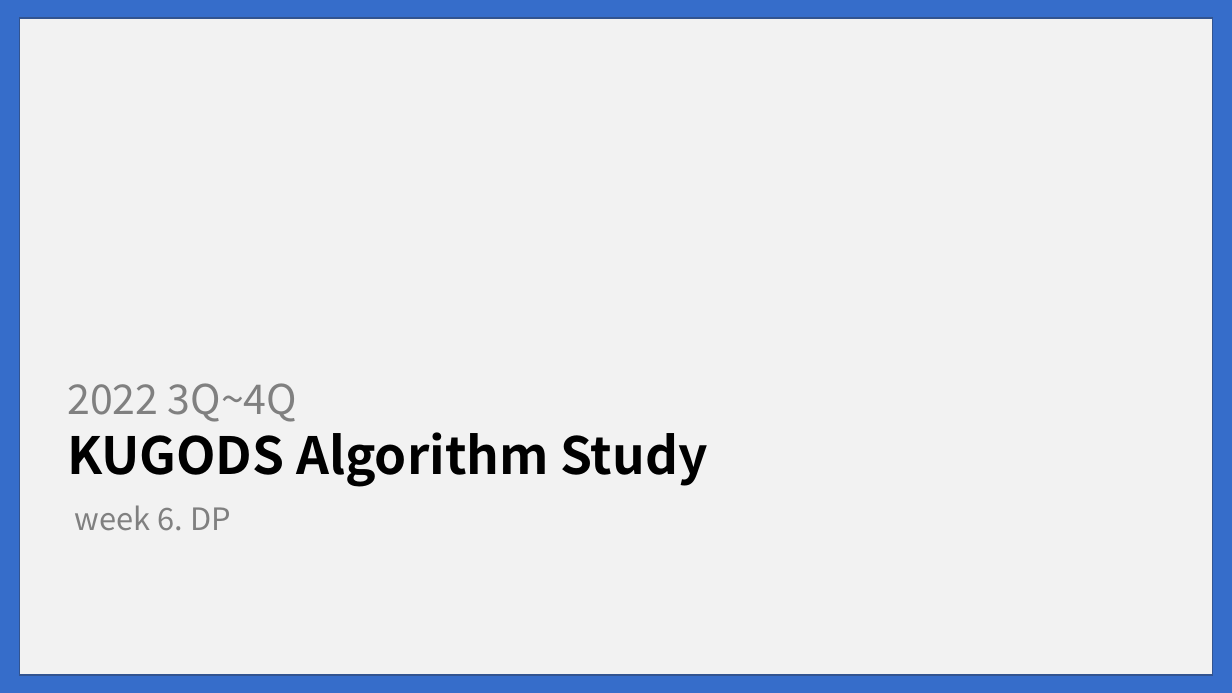
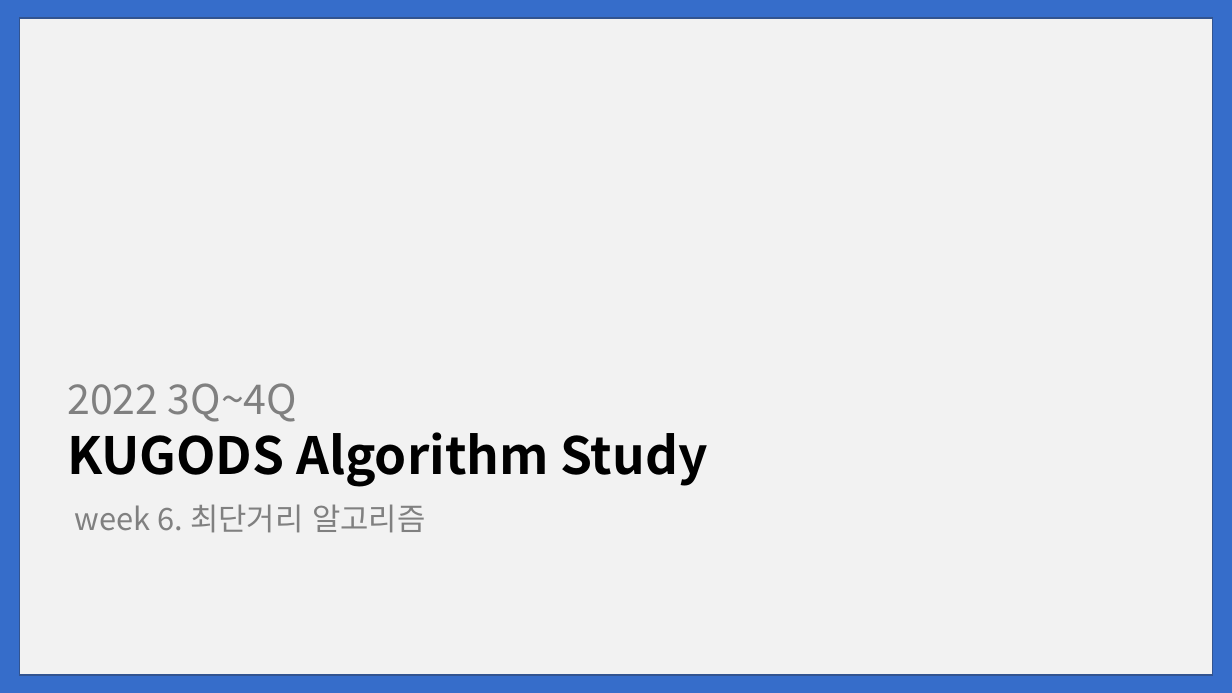
Before and after one commit to junhwan26/KOREAUNIV-STUDY, a slide deck: slide 1 of KUGODS Junior Algorithm study/정규세션 알고리즘 7주차.pptx. Drawn at 1232x693 pixels with LibreOffice and Linux fonts; fonts in the diff are those of the drawing; background and template pictures are left out. Boxes give left, top, right and bottom in pixels: in the first picture for what was removed or moved away, otherwise in the second. Text is boxed around its words. In the diff, an @@ line names an element or a change of style, - is before the commit and + after.

Commit message:
KUGODS week 5 revised

```diff
--- a/KUGODS Junior Algorithm study/정규세션 알고리즘 7주차.pptx
+++ b/KUGODS Junior Algorithm study/정규세션 알고리즘 7주차.pptx
@@ text at (75, 504, 425, 533): text changed @@
-week 6. DP
+week 6. 최단거리 알고리즘
```
Also in this commit, not shown: 2 other files.
